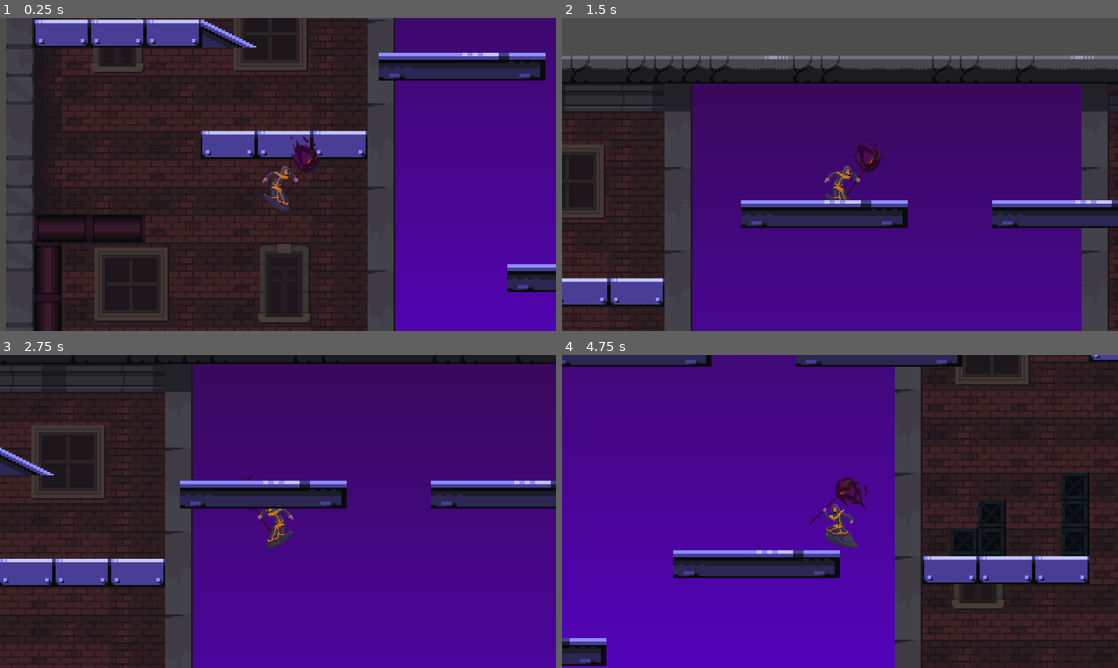
Above: before the commit, frames 1-4 (two rows, left to right).
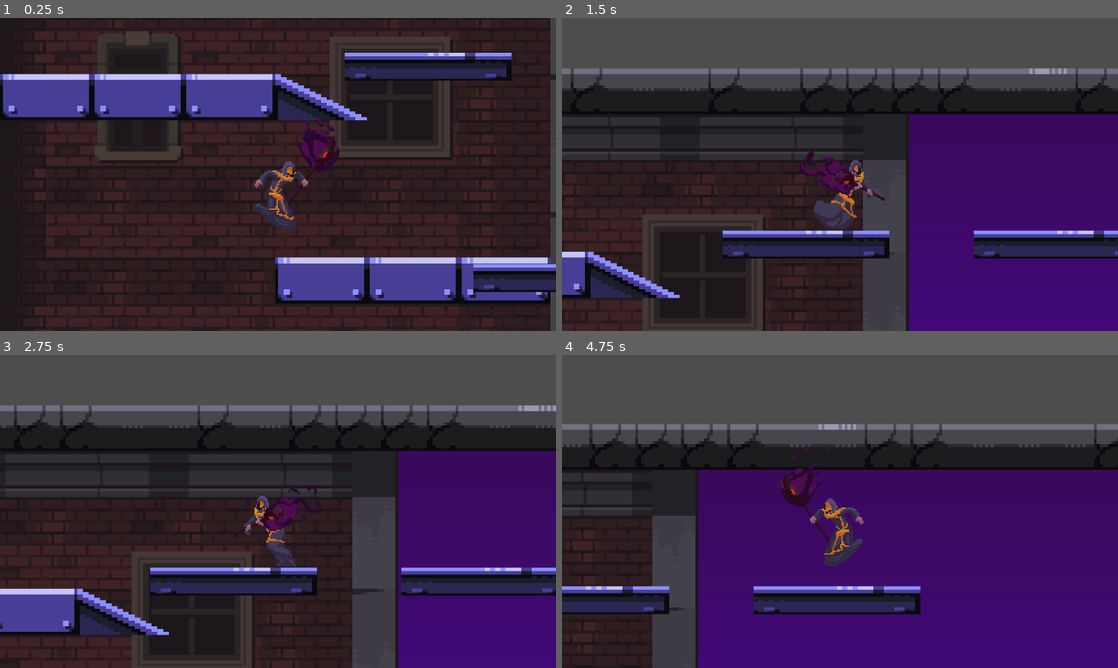
Above: after the commit, the same moments.

Repository: SiLanceP/ISCS-2DPlatformer-GODOT
Game: Godot game, scene res://main.tscn
Two runs of this game, one before a commit and one after it. Both use one fixed random seed, a clock stepped at 60 frames per second and the inputs below.
Inputs:
- Up to frame 1 (0.25 s): no input
- Up to frame 2 (1.5 s): tap Enter (ui_accept) at 0.5, 0.6 s; hold Right (ui_right) from 0.53 s (still down); tap Space (jump) at 0.77, 0.8, 1.07, 1.35 s
- Up to frame 3 (2.75 s): tap Space (jump) at 1.52, 1.82, 2.3 s; tap Enter (ui_accept) at 1.55, 2.1 s; release Right (ui_right) at 2.03 s; hold Left (ui_left) from 2.03 s (still down)
- Up to frame 4 (4.75 s): release Left (ui_left) at 2.78 s; hold Right (ui_right) 2.78-4.28 s; tap Enter (ui_accept) at 2.85, 4.35 s; tap Space (jump) at 3.02, 3.32, 3.6, 3.77, 4.07, 4.52 s; hold Left (ui_left) from 4.28 s (still down)

The runs differ from the first frame. In frame 1, 63% of the frame differs, in the area x 0-100%, y 0-100%; in frame 2, 56%; in frame 3, 81%; in frame 4, 97%.

Commit message:
added collectibles. jump pad

Diff:
--- /dev/null
+++ b/2d-platformer/bananas.gd
@@ -0,0 +1,8 @@
+extends Node2D
+
+@export var value: int = 1
+
+func _on_area_2d_body_entered(body):
+	if body is CharacterBody2D:
+		GameController.banana_collected(value)
+		self.queue_free()
--- /dev/null
+++ b/2d-platformer/bananas.tscn
@@ -0,0 +1,151 @@
+[gd_scene format=3 uid="uid://mqay60g4eute"]
+
+[ext_resource type="Script" uid="uid://clxuv3gid884v" path="res://bananas.gd" id="1_o58ip"]
+[ext_resource type="Texture2D" uid="uid://dtb2aglu8pauj" path="res://assets/Bananas.png" id="1_sif2x"]
+
+[sub_resource type="AtlasTexture" id="AtlasTexture_o58ip"]
+atlas = ExtResource("1_sif2x")
+region = Rect2(0, 0, 32, 32)
+
+[sub_resource type="AtlasTexture" id="AtlasTexture_kiis3"]
+atlas = ExtResource("1_sif2x")
+region = Rect2(32, 0, 32, 32)
+
+[sub_resource type="AtlasTexture" id="AtlasTexture_quch4"]
+atlas = ExtResource("1_sif2x")
+region = Rect2(64, 0, 32, 32)
+
+[sub_resource type="AtlasTexture" id="AtlasTexture_umo3x"]
+atlas = ExtResource("1_sif2x")
+region = Rect2(96, 0, 32, 32)
+
+[sub_resource type="AtlasTexture" id="AtlasTexture_tp10a"]
+atlas = ExtResource("1_sif2x")
+region = Rect2(128, 0, 32, 32)
+
+[sub_resource type="AtlasTexture" id="AtlasTexture_ookqt"]
+atlas = ExtResource("1_sif2x")
+region = Rect2(160, 0, 32, 32)
+
+[sub_resource type="AtlasTexture" id="AtlasTexture_t887r"]
+atlas = ExtResource("1_sif2x")
+region = Rect2(192, 0, 32, 32)
+
+[sub_resource type="AtlasTexture" id="AtlasTexture_1mqf7"]
+atlas = ExtResource("1_sif2x")
+region = Rect2(224, 0, 32, 32)
+
+[sub_resource type="AtlasTexture" id="AtlasTexture_wvbjn"]
+atlas = ExtResource("1_sif2x")
+region = Rect2(256, 0, 32, 32)
+
+[sub_resource type="AtlasTexture" id="AtlasTexture_7tekt"]
+atlas = ExtResource("1_sif2x")
+region = Rect2(288, 0, 32, 32)
+
+[sub_resource type="AtlasTexture" id="AtlasTexture_worwl"]
+atlas = ExtResource("1_sif2x")
+region = Rect2(320, 0, 32, 32)
+
+[sub_resource type="AtlasTexture" id="AtlasTexture_or647"]
+atlas = ExtResource("1_sif2x")
+region = Rect2(352, 0, 32, 32)
+
+[sub_resource type="AtlasTexture" id="AtlasTexture_jlg4v"]
+atlas = ExtResource("1_sif2x")
+region = Rect2(384, 0, 32, 32)
+
+[sub_resource type="AtlasTexture" id="AtlasTexture_w3hkt"]
+atlas = ExtResource("1_sif2x")
+region = Rect2(416, 0, 32, 32)
+
+[sub_resource type="AtlasTexture" id="AtlasTexture_m7awv"]
+atlas = ExtResource("1_sif2x")
+region = Rect2(448, 0, 32, 32)
+
+[sub_resource type="AtlasTexture" id="AtlasTexture_bh1py"]
+atlas = ExtResource("1_sif2x")
+region = Rect2(480, 0, 32, 32)
+
+[sub_resource type="AtlasTexture" id="AtlasTexture_xg4ek"]
+atlas = ExtResource("1_sif2x")
+region = Rect2(512, 0, 32, 32)
+
+[sub_resource type="SpriteFrames" id="SpriteFrames_u8nf7"]
+animations = [{
+"frames": [{
+"duration": 1.0,
+"texture": SubResource("AtlasTexture_o58ip")
+}, {
+"duration": 1.0,
+"texture": SubResource("AtlasTexture_kiis3")
+}, {
+"duration": 1.0,
+"texture": SubResource("AtlasTexture_quch4")
+}, {
+"duration": 1.0,
+"texture": SubResource("AtlasTexture_umo3x")
+}, {
+"duration": 1.0,
+"texture": SubResource("AtlasTexture_tp10a")
+}, {
+"duration": 1.0,
+"texture": SubResource("AtlasTexture_ookqt")
+}, {
+"duration": 1.0,
+"texture": SubResource("AtlasTexture_t887r")
+}, {
+"duration": 1.0,
+"texture": SubResource("AtlasTexture_1mqf7")
+}, {
+"duration": 1.0,
+"texture": SubResource("AtlasTexture_wvbjn")
+}, {
+"duration": 1.0,
+"texture": SubResource("AtlasTexture_7tekt")
+}, {
+"duration": 1.0,
+"texture": SubResource("AtlasTexture_worwl")
+}, {
+"duration": 1.0,
+"texture": SubResource("AtlasTexture_or647")
+}, {
+"duration": 1.0,
+"texture": SubResource("AtlasTexture_jlg4v")
+}, {
+"duration": 1.0,
+"texture": SubResource("AtlasTexture_w3hkt")
+}, {
+"duration": 1.0,
+"texture": SubResource("AtlasTexture_m7awv")
+}, {
+"duration": 1.0,
+"texture": SubResource("AtlasTexture_bh1py")
+}, {
+"duration": 1.0,
+"texture": SubResource("AtlasTexture_xg4ek")
+}],
+"loop": true,
+"name": &"default",
+"speed": 5.0
+}]
+
+[sub_resource type="RectangleShape2D" id="RectangleShape2D_sif2x"]
+size = Vector2(22, 20)
+
+[node name="bananas" type="Node2D" unique_id=2076241018]
+script = ExtResource("1_o58ip")
+
+[node name="AnimatedSprite2D" type="AnimatedSprite2D" parent="." unique_id=1330751395]
+position = Vector2(1, 0)
+scale = Vector2(1.3320315, 1.2968751)
+sprite_frames = SubResource("SpriteFrames_u8nf7")
+autoplay = "default"
+
+[node name="Area2D" type="Area2D" parent="." unique_id=1093141744]
+
+[node name="CollisionShape2D" type="CollisionShape2D" parent="Area2D" unique_id=2029884196]
+position = Vector2(0, -1)
+shape = SubResource("RectangleShape2D_sif2x")
+
+[connection signal="body_entered" from="Area2D" to="." method="_on_area_2d_body_entered"]
--- /dev/null
+++ b/2d-platformer/bananaui.tscn
@@ -0,0 +1,21 @@
+[gd_scene format=3 uid="uid://cwc2f3oywxp3t"]
+
+[ext_resource type="Script" uid="uid://brj6ipaxgh8cn" path="res://bananaui.gd" id="1_j82kn"]
+
+[node name="bananaui" type="Control" unique_id=1115965249]
+layout_mode = 3
+anchors_preset = 0
+offset_right = 40.0
+offset_bottom = 40.0
+script = ExtResource("1_j82kn")
+
+[node name="Label" type="Label" parent="." unique_id=1489169325]
+layout_mode = 0
+offset_left = -11.0
+offset_top = -13.0
+offset_right = 12.0
+offset_bottom = 10.0
+theme_override_colors/font_outline_color = Color(0, 0, 0, 1)
+theme_override_font_sizes/font_size = 28
+text = "0"
+horizontal_alignment = 1
--- /dev/null
+++ b/2d-platformer/jumpie.gd
@@ -0,0 +1,8 @@
+extends Area2D
+
+@export var jump_force = -900
+
+func _on_body_entered(body):
+	# If the object is a CharacterBody2D (like a player), launch them
+	if body is CharacterBody2D:
+		body.velocity.y = jump_force
--- /dev/null
+++ b/2d-platformer/jumpie.tscn
@@ -0,0 +1,21 @@
+[gd_scene format=3 uid="uid://2t24yhqi5vyp"]
+
+[ext_resource type="Texture2D" uid="uid://cko1yy7lx6lm5" path="res://assets/Off.png" id="1_awgg3"]
+[ext_resource type="Script" uid="uid://dqfnntiomebi" path="res://jumpie.gd" id="1_nnkwa"]
+
+[sub_resource type="RectangleShape2D" id="RectangleShape2D_nnkwa"]
+size = Vector2(146, 39)
+
+[node name="jumpie" type="Area2D" unique_id=1371401926]
+script = ExtResource("1_nnkwa")
+
+[node name="Sprite2D" type="Sprite2D" parent="." unique_id=1720079862]
+position = Vector2(-1.1444092e-05, 7.6293945e-06)
+scale = Vector2(4.53125, 7.8)
+texture = ExtResource("1_awgg3")
+
+[node name="CollisionShape2D" type="CollisionShape2D" parent="." unique_id=1993124034]
+position = Vector2(0, -19.5)
+shape = SubResource("RectangleShape2D_nnkwa")
+
+[connection signal="body_entered" from="." to="." method="_on_body_entered"]
--- a/2d-platformer/main.tscn
+++ b/2d-platformer/main.tscn
@@ -3,13 +3,17 @@
 [ext_resource type="PackedScene" uid="uid://f36d81f0vusl" path="res://level_root.tscn" id="1_0xm2m"]
 [ext_resource type="PackedScene" uid="uid://ckmgoh7ixbk3g" path="res://scenes/player.tscn" id="1_ig7tw"]
 [ext_resource type="PackedScene" uid="uid://c8r5gkpmslfjb" path="res://scenes/moving_platform.tscn" id="3_h2yge"]
+[ext_resource type="PackedScene" uid="uid://2t24yhqi5vyp" path="res://jumpie.tscn" id="4_1bvp3"]
+[ext_resource type="PackedScene" uid="uid://mqay60g4eute" path="res://bananas.tscn" id="6_272bh"]
 
 [node name="Main" type="Node2D" unique_id=1178574023]
 
 [node name="LevelRoot" parent="." unique_id=494402656 instance=ExtResource("1_0xm2m")]
+scale = Vector2(1.65, 1.65)
 
 [node name="Player" parent="." unique_id=467500154 instance=ExtResource("1_ig7tw")]
-position = Vector2(281, 201)
+position = Vector2(320, 201)
+scale = Vector2(1.5, 1.5)
 
 [node name="Moving Platforms" type="Node2D" parent="." unique_id=98720150]
 
@@ -24,3 +28,23 @@
 
 [node name="MovingPlatform4" parent="Moving Platforms" unique_id=1006247302 instance=ExtResource("3_h2yge")]
 position = Vector2(616, 393)
+
+[node name="jumpie" parent="." unique_id=1371401926 instance=ExtResource("4_1bvp3")]
+position = Vector2(2044, 962)
+
+[node name="jumpie2" parent="." unique_id=1817067126 instance=ExtResource("4_1bvp3")]
+position = Vector2(1143, 1172)
+
+[node name="bananas" parent="." unique_id=2076241018 instance=ExtResource("6_272bh")]
+position = Vector2(1037, 1089)
+
+[node name="bananas2" parent="." unique_id=574780367 instance=ExtResource("6_272bh")]
+position = Vector2(1335, 1104)
+
+[node name="bananas3" parent="." unique_id=741849388 instance=ExtResource("6_272bh")]
+position = Vector2(1522, 1010)
+
+[node name="bananas4" parent="." unique_id=1975215451 instance=ExtResource("6_272bh")]
+position = Vector2(1796, 913)
+
+[connection signal="body_entered" from="jumpie" to="Player" method="_on_jumpie_body_entered"]
--- a/2d-platformer/project.godot
+++ b/2d-platformer/project.godot
@@ -14,6 +14,11 @@
 run/main_scene="uid://0qsryqxtgy0v"
 config/features=PackedStringArray("4.6", "Forward Plus")
 config/icon="res://assets/icon.svg"
+
+[autoload]
+
+EventController="*uid://cbkn7uxtviv00"
+GameController="*uid://2a4lwh23s0u"
 
 [display]
 
--- /dev/null
+++ b/2d-platformer/scenes/player.gd
@@ -0,0 +1,26 @@
+extends CharacterBody2D
+class_name Player  # <--- VITAL: This lets other scripts (like JumpPad) know this is the "Player"
+
+const SPEED = 300.0
+const JUMP_VELOCITY = -400.0
+
+# Get the gravity from the project settings to be synced with RigidBody nodes.
+var gravity = ProjectSettings.get_setting("physics/2d/default_gravity")
+
+func _physics_process(delta: float) -> void:
+	# Add the gravity.
+	if not is_on_floor():
+		velocity.y += gravity * delta # Fixed: Uses the 'gravity' variable
+
+	# Handle jump.
+	if Input.is_action_just_pressed("ui_accept") and is_on_floor():
+		velocity.y = JUMP_VELOCITY
+
+	# Get the input direction and handle the movement/deceleration.
+	var direction := Input.get_axis("ui_left", "ui_right")
+	if direction:
+		velocity.x = direction * SPEED
+	else:
+		velocity.x = move_toward(velocity.x, 0, SPEED)
+
+	move_and_slide()
--- /dev/null
+++ b/2d-platformer/scripts/event_controller.gd
@@ -0,0 +1,4 @@
+extends Node
+
+
+signal banana_collected(value: int)
--- /dev/null
+++ b/2d-platformer/scripts/game_controller.gd
@@ -0,0 +1,7 @@
+extends Node
+
+var total_banana : int = 0
+
+func banana_collected(value: int):
+	total_banana += value
+	EventController.emit_signal("banana_collected", total_banana)
--- a/2d-platformer/scripts/player.gd
+++ b/2d-platformer/scripts/player.gd
@@ -53,3 +53,7 @@
 	#One-way platforms
 	if is_on_floor() and Input.is_action_just_pressed("down"):
 		position.y += 1.0
+
+
+func _on_jumpie_body_entered(body: Node2D) -> void:
+		pass
Binary file added: 2d-platformer/assets/Bananas.png
Not shown, added: 2d-platformer/assets/Bananas.png.import
Binary file added: 2d-platformer/assets/Off.png
Not shown, added: 2d-platformer/assets/Off.png.import
Not shown, added: 2d-platformer/bananas.gd.uid
Empty file added: 2d-platformer/bananaui.gd
Not shown, added: 2d-platformer/bananaui.gd.uid
Not shown, added: 2d-platformer/jumpie.gd.uid
Not shown, added: 2d-platformer/scenes/player.gd.uid
Not shown, added: 2d-platformer/scripts/event_controller.gd.uid
Not shown, added: 2d-platformer/scripts/game_controller.gd.uid
Not shown, changed: .DS_Store
(and 1 more such lines)
